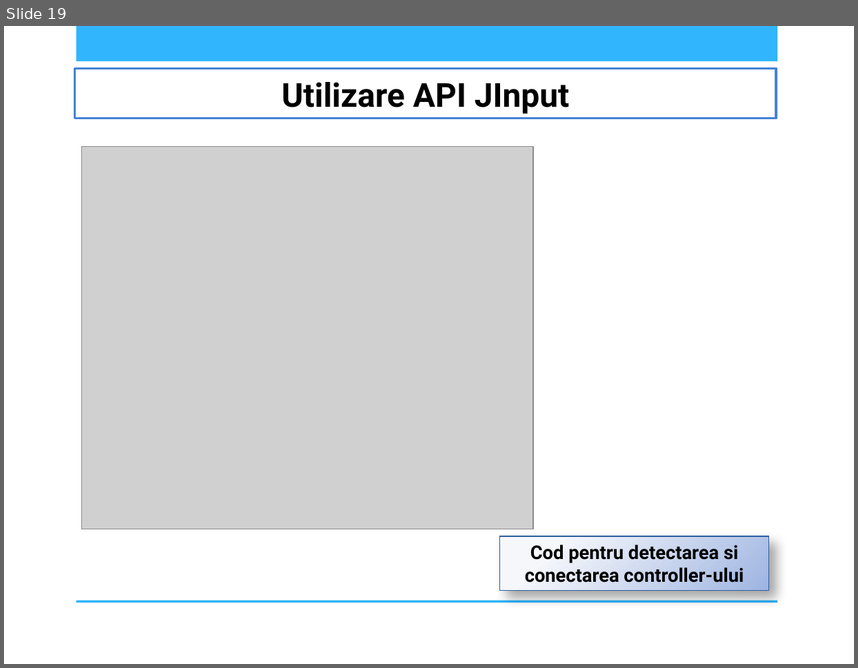
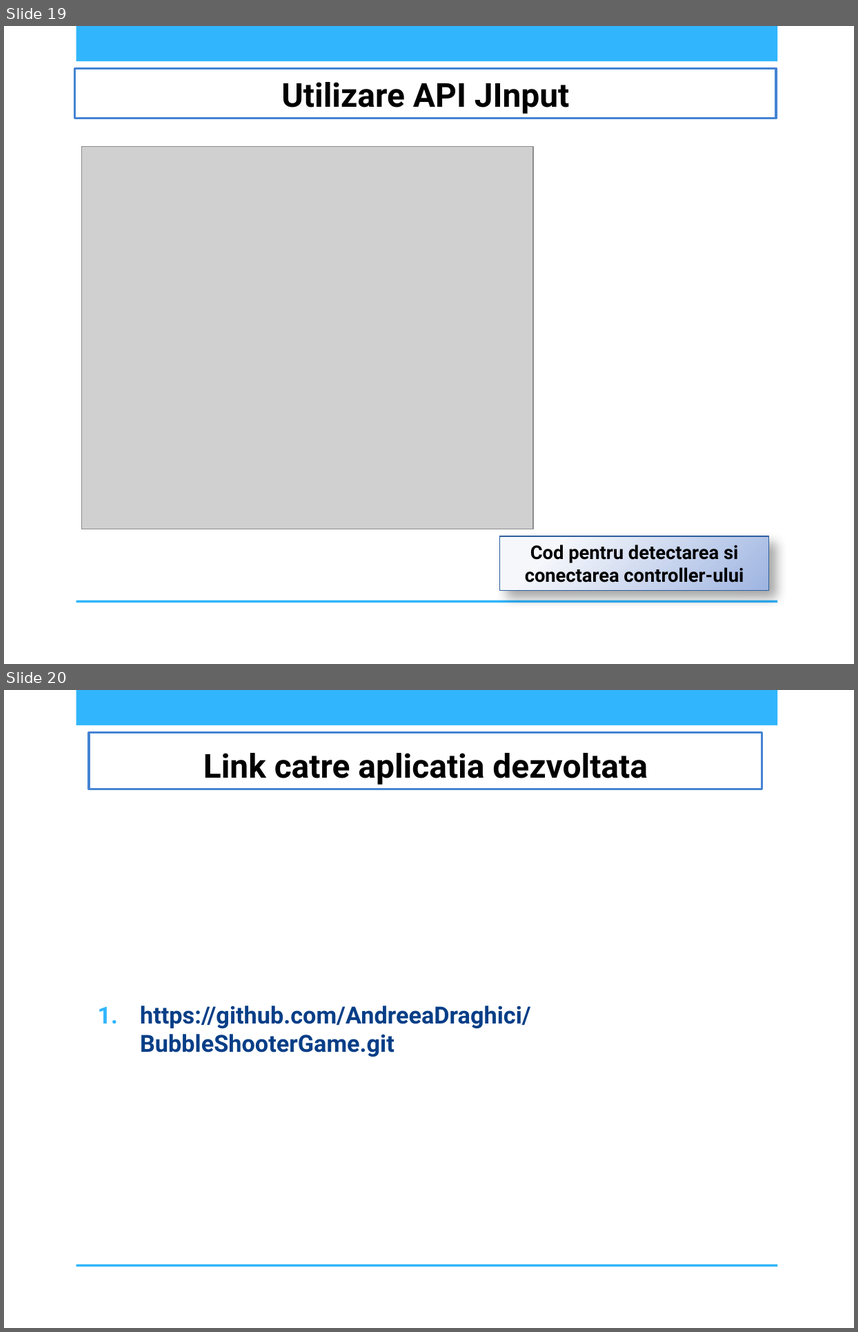
Before and after one commit to AndreeaDraghici/Bubble-Shooter-Game, a slide deck: docs/IOC_PrezentareBubbleShooter_DraghiciCiontu_CR4S1A.pptx. Shown one above the other, each under a label of ours: slide 19 before the commit, slides 19 and 20 after it. The pictures are 858x668 and 858x1332 pixels, drawn with LibreOffice and Linux fonts; fonts in the diff are those of the drawing; grey boxes stand for pictures; background and template pictures are left out. Boxes give left, top, right and bottom in pixels: in the first picture for what was removed or moved away, otherwise in the second. Text is boxed around its words. In the diff, an @@ line names an element or a change of style, - is before the commit and + after.

```diff
--- a/docs/IOC_PrezentareBubbleShooter_DraghiciCiontu_CR4S1A.pptx
+++ b/docs/IOC_PrezentareBubbleShooter_DraghiciCiontu_CR4S1A.pptx
@@ slide 20 added at box(4, 690, 854, 1328), background picture (left out); not listed: 2 template elements that a slide beside it also shows @@
@@ title added at box(89, 733, 762, 789), fill #FFFFFF, outline #4584D3 2 pt, 28 pt, text #000000, bold @@
+Link catre aplicatia dezvoltata
@@ text added at box(140, 1005, 531, 1056), 20 pt, text #073E87, bold @@
+1. https://github.com/AndreeaDraghici/BubbleShooterGame.git
```
Also in this commit, not shown: 1 other file.
